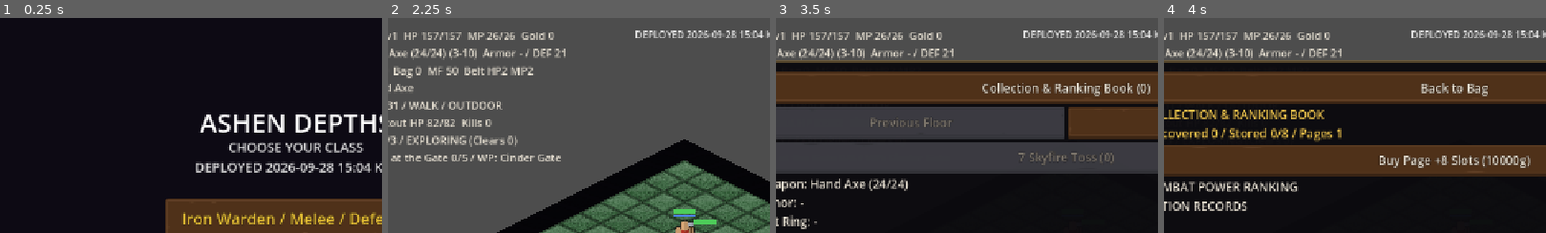
Above: before the commit, frames 1-4 (left to right).
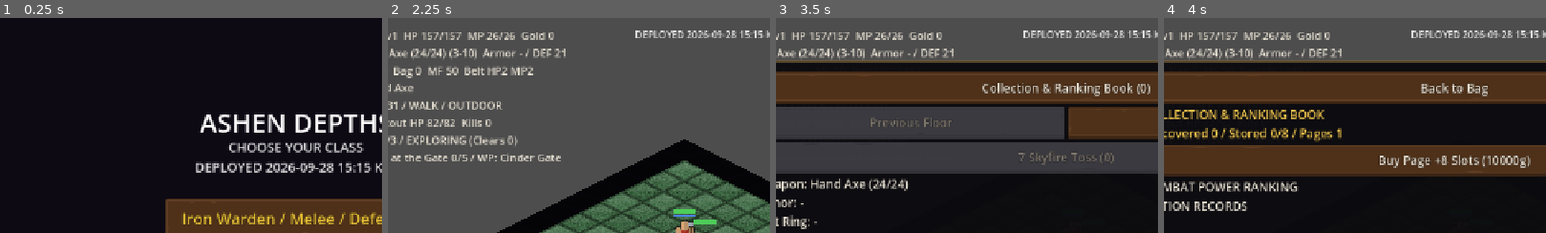
Above: after the commit, the same moments.

Repository: jflakeee/diablo
Game: Godot game, scene res://main.tscn
Two runs of this game, one before a commit and one after it. Both use one fixed random seed, a clock stepped at 60 frames per second and the inputs below.
Inputs:
- Up to frame 1 (0.25 s): no input
- Up to frame 2 (2.25 s): click "Normal" at 0.5 s; click "Normal" at 1.25 s; click "Iron Warden / Melee / Defense" at 2 s
- Up to frame 3 (3.5 s): click "Bag" at 2.75 s
- Up to frame 4 (4 s): click "Collection & Ranking Book (0)" at 3.5 s
The pictures show only the part of the screen within x 11-61%, y 0-50%; the shares and areas given below are measured in that part.

The runs differ from the first frame. In frame 1, 0.1% of the frame differs, in the area x 93-98%, y 67-72%; in frame 2, less than 0.1%; in frame 3, less than 0.1%; in frame 4, less than 0.1%.

Commit message:
Differentiate elemental combat effects

Diff:
--- a/prototype/game_dungeon/combat_fx.gd
+++ b/prototype/game_dungeon/combat_fx.gd
@@ -84,6 +84,74 @@
 		tween.tween_property(shard, "position", pos + offset, 0.22).set_trans(Tween.TRANS_QUAD).set_ease(Tween.EASE_OUT)
 		tween.tween_property(shard, "modulate:a", 0.0, 0.22)
 		tween.finished.connect(shard.queue_free)
+
+func elemental_impact(pos: Vector2, element: String, heavy: bool = false) -> void:
+	var colors := {"fire": Color(1.0, 0.32, 0.08), "cold": Color(0.38, 0.78, 1.0), "light": Color(1.0, 0.92, 0.24), "poison": Color(0.38, 0.9, 0.28)}
+	var color: Color = colors.get(element, Color.WHITE)
+	impact(pos, color, heavy)
+	var count: int = [2, 4, 6][quality]
+	for index in count:
+		var accent := Line2D.new()
+		accent.width = 3.5 if heavy else 2.5
+		accent.default_color = color.lightened(0.22)
+		accent.position = pos
+		accent.z_index = 76
+		var ratio := float(index) / float(maxi(1, count - 1))
+		var angle := -PI * 0.85 + ratio * PI * 0.7
+		var length := 24.0 if heavy else 17.0
+		match element:
+			"fire":
+				accent.add_point(Vector2.ZERO)
+				accent.add_point(Vector2(cos(angle), sin(angle)) * length + Vector2(0, -8))
+			"cold":
+				angle = TAU * float(index) / float(count)
+				accent.add_point(Vector2(cos(angle), sin(angle)) * 4.0)
+				accent.add_point(Vector2(cos(angle), sin(angle)) * (length + 5.0))
+			"light":
+				var side := -1.0 if index % 2 == 0 else 1.0
+				accent.add_point(Vector2(side * 4.0, -10.0))
+				accent.add_point(Vector2(-side * 3.0, -2.0))
+				accent.add_point(Vector2(side * 5.0, 9.0))
+			"poison":
+				var spread := (ratio - 0.5) * 28.0
+				accent.add_point(Vector2(spread, 5.0))
+				accent.add_point(Vector2(spread * 0.7, -length))
+			_:
+				accent.add_point(Vector2.ZERO)
+				accent.add_point(Vector2.UP * length)
+		if not _track(accent):
+			accent.free()
+			continue
+		var travel := Vector2(0, -10.0) if element in ["fire", "poison"] else Vector2.ZERO
+		var tween := accent.create_tween().set_parallel(true)
+		tween.tween_property(accent, "position", pos + travel, 0.30)
+		tween.tween_property(accent, "modulate:a", 0.0, 0.30).set_delay(0.06)
+		tween.tween_property(accent, "width", 0.5, 0.30)
+		tween.finished.connect(accent.queue_free)
+
+func nova_wave(pos: Vector2, element: String, radius: float) -> void:
+	var color := Color(0.38, 0.9, 0.28) if element == "poison" else Color(0.72, 0.32, 1.0)
+	_ring(pos, Color(color.r, color.g, color.b, 0.9), radius * 0.38, 0.32, 5.0)
+	_ring(pos, Color(color.r, color.g, color.b, 0.62), radius * 0.68, 0.48, 3.5)
+	if quality > 0:
+		_ring(pos, Color(color.r, color.g, color.b, 0.38), radius, 0.64, 2.0)
+	var ray_count: int = [4, 6, 8][quality]
+	for index in ray_count:
+		var angle := TAU * float(index) / float(ray_count)
+		var ray := Line2D.new()
+		ray.width = 3.0
+		ray.default_color = color
+		ray.position = pos
+		ray.z_index = 70
+		ray.add_point(Vector2(cos(angle), sin(angle) * 0.55) * 14.0)
+		ray.add_point(Vector2(cos(angle), sin(angle) * 0.55) * radius)
+		if not _track(ray):
+			ray.free()
+			continue
+		var tween := ray.create_tween().set_parallel(true)
+		tween.tween_property(ray, "modulate:a", 0.0, 0.55).set_delay(0.12)
+		tween.tween_property(ray, "width", 0.5, 0.55)
+		tween.finished.connect(ray.queue_free)
 
 func slash(from_pos: Vector2, to_pos: Vector2, color: Color, heavy: bool = false) -> void:
 	var delta := to_pos - from_pos
@@ -398,4 +466,6 @@
 	tween.finished.connect(sprite.queue_free)
 
 static func selftest() -> bool:
-	return MAX_ACTIVE >= 48 and MAX_ACTIVE <= 96 and MAX_FLOATING_TEXT <= 24 and DAMAGE_BATCH_MS >= 100
+	var supported_elements := ["fire", "cold", "light", "poison"]
+	return MAX_ACTIVE >= 48 and MAX_ACTIVE <= 96 and MAX_FLOATING_TEXT <= 24 and DAMAGE_BATCH_MS >= 100 \
+		and supported_elements.size() == 4 and supported_elements.has("poison")
--- a/prototype/game_dungeon/main.gd
+++ b/prototype/game_dungeon/main.gd
@@ -36,7 +36,7 @@
 const FogOverlay := preload("res://fog_overlay.gd")
 const TemplateTheme := preload("res://ui/template_theme.gd")
 const CombatFX := preload("res://combat_fx.gd")
-const DEPLOYED_AT_KST := "2026-09-28 15:04 KST"
+const DEPLOYED_AT_KST := "2026-09-28 15:15 KST"
 
 var _grid: Array = []
 var _astar: AStarGrid2D
@@ -2046,6 +2046,7 @@
 
 func _boss_nova(m: ActorScript) -> void:
 	_boss_nova_cnt += 1
+	_fx.nova_wave(m.position, "poison", NOVA_RADIUS * 28.0)
 	_spawn_text(m.position, "POISON NOVA", Color(0.4, 0.9, 0.3))
 	if Vector2(_player.gx - m.gx, _player.gy - m.gy).length() <= NOVA_RADIUS and _has_los(Vector2(m.gx, m.gy), Vector2(_player.gx, _player.gy)):
 		var raw := CombatLib.physical_damage(_rng, m.dmg_min, m.dmg_max, 30.0)
@@ -2063,6 +2064,7 @@
 		return
 	_boss_spray_cnt += 1
 	_flash(m.position, _player.position)
+	_fx.elemental_impact(_player.position, "poison", false)
 	_spawn_text(m.position, "poison spray", Color(0.5, 0.8, 0.4))
 	if CombatLib.roll_hit(_rng, m.attack_rating, _player.defense, m.level, _player.level):
 		var raw := CombatLib.physical_damage(_rng, m.dmg_min, m.dmg_max, 0.0)
@@ -2554,13 +2556,16 @@
 		var fd := int(_eq.get("fdmg", 0))
 		if fd > 0:
 			edmg += CombatLib.apply_resistance(fd, _target_resist(target, "fire"))
+			_fx.elemental_impact(target.position, "fire", false)
 		var cd := int(_eq.get("cdmg", 0))
 		if cd > 0:
 			edmg += CombatLib.apply_resistance(cd, _target_resist(target, "cold"))
+			_fx.elemental_impact(target.position, "cold", false)
 			target.slow_timer = 1.5   # 냉기 무기 슬로우
 		var ld := int(_eq.get("ldmg", 0))
 		if ld > 0:
 			edmg += CombatLib.apply_resistance(ld, _target_resist(target, "light"))
+			_fx.elemental_impact(target.position, "light", false)
 		if edmg > 0:
 			target.take_damage(edmg)
 			_spawn_text(target.position + Vector2(-14, 0), "+%d" % edmg, Color(0.6, 0.9, 1.0))
@@ -2620,7 +2625,7 @@
 	if d > 0:
 		_player.take_damage(d)
 		var c := Color(1, 0.5, 0.2) if el == "fire" else (Color(0.5, 0.8, 1) if el == "cold" else Color(1, 1, 0.4))
-		_fx.impact(_player.position, c, false)
+		_fx.elemental_impact(_player.position, el, false)
 		_spawn_text(_player.position + Vector2(0, -12), "+%d %s" % [d, el], c)
 
 func _cast_iron_chant() -> void:
